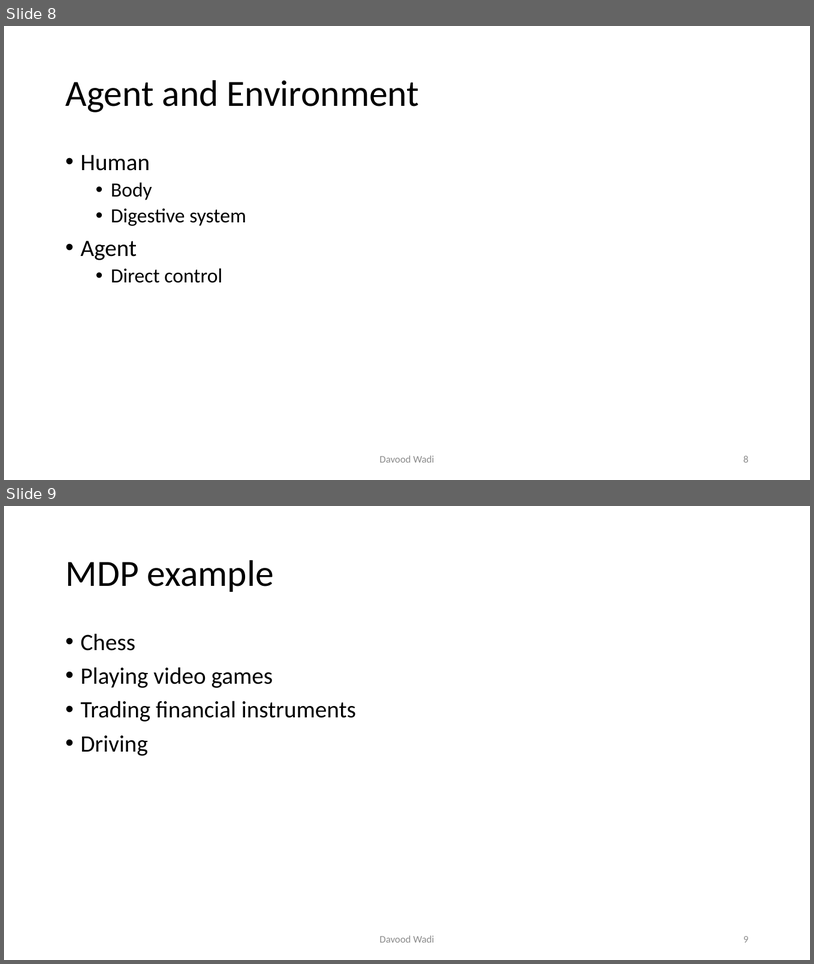
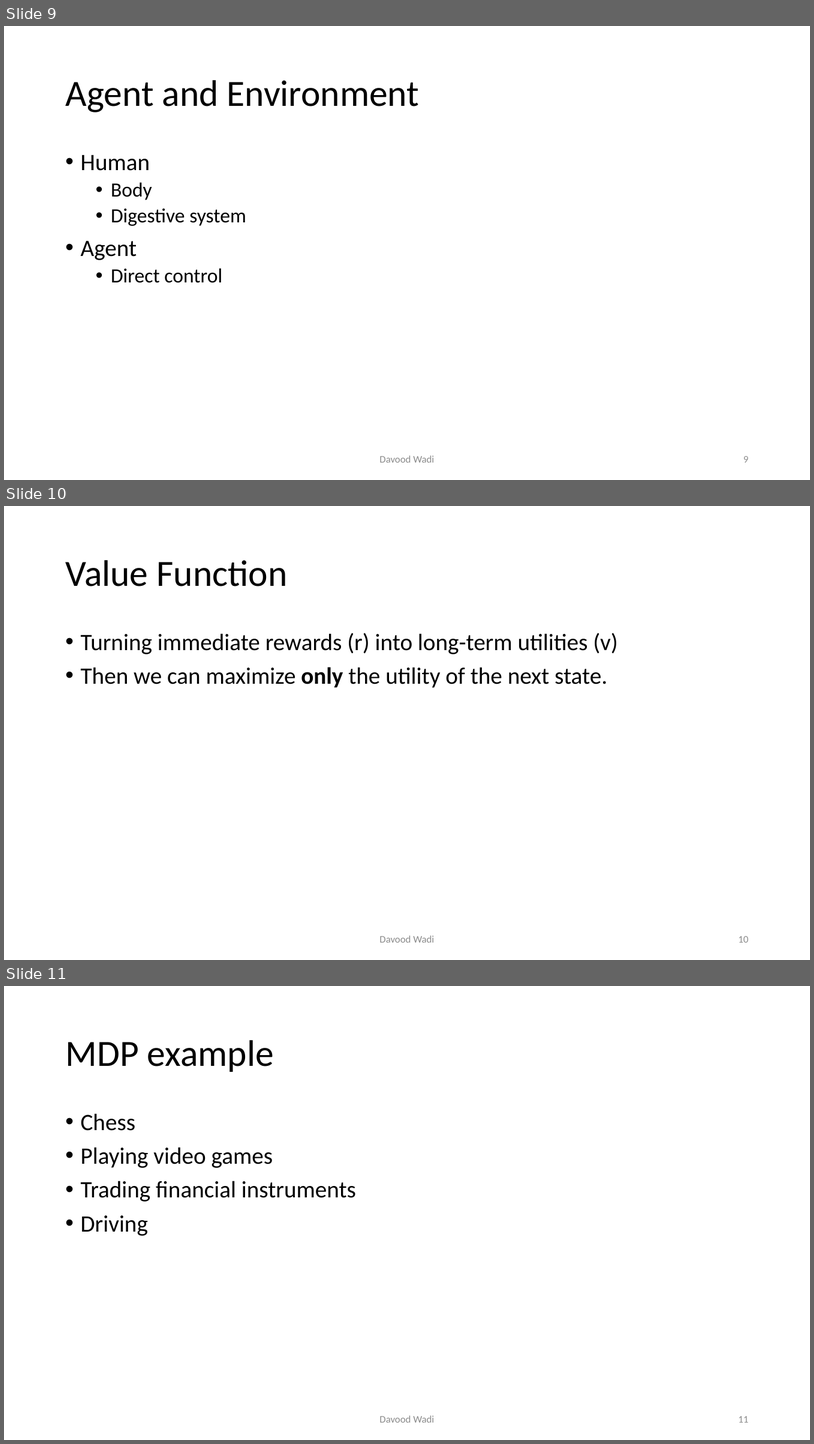
Before and after one commit to davoodwadi/davoodwadi.github.io, a slide deck: RL/RL1_slides.pptx. Shown one above the other, each under a label of ours: slides 8 and 9 before the commit, slides 9, 10 and 11 after it. The pictures are 814x964 and 814x1444 pixels, drawn with LibreOffice and Linux fonts; fonts in the diff are those of the drawing; background and template pictures are left out. Boxes give left, top, right and bottom in pixels: in the first picture for what was removed or moved away, otherwise in the second. Text is boxed around its words. In the diff, an @@ line names an element or a change of style, - is before the commit and + after.

```diff
--- a/RL/RL1_slides.pptx
+++ b/RL/RL1_slides.pptx
@@ slide 10 added at (x1=4, y1=506, x2=810, y2=960), background #FFFFFF @@
@@ title added at (x1=65, y1=560, x2=287, y2=586), 44 pt, text #000000 @@
+Value Function
@@ text added at (x1=81, y1=633, x2=618, y2=688), 28 pt, text #000000 @@
+• Turning immediate rewards (r) into long-term utilities (v)
+• Then we can maximize only the utility of the next state.
@@ text added at (x1=380, y1=935, x2=434, y2=942), 12 pt, text #8C8C8C @@
+Davood Wadi
@@ page number added at (x1=738, y1=936, x2=749, y2=942), 12 pt, text #8C8C8C @@
+10
@@ what was slide 8 is now slide 9 @@
@@ page number at (x1=744, y1=456, x2=749, y2=462): text changed @@
-8
+9
@@ what was slide 9 is now slide 11 @@
@@ page number at (x1=738, y1=1416, x2=749, y2=1422): text changed @@
-9
+11
```
Also in this commit, not shown: 6 other slides added.
